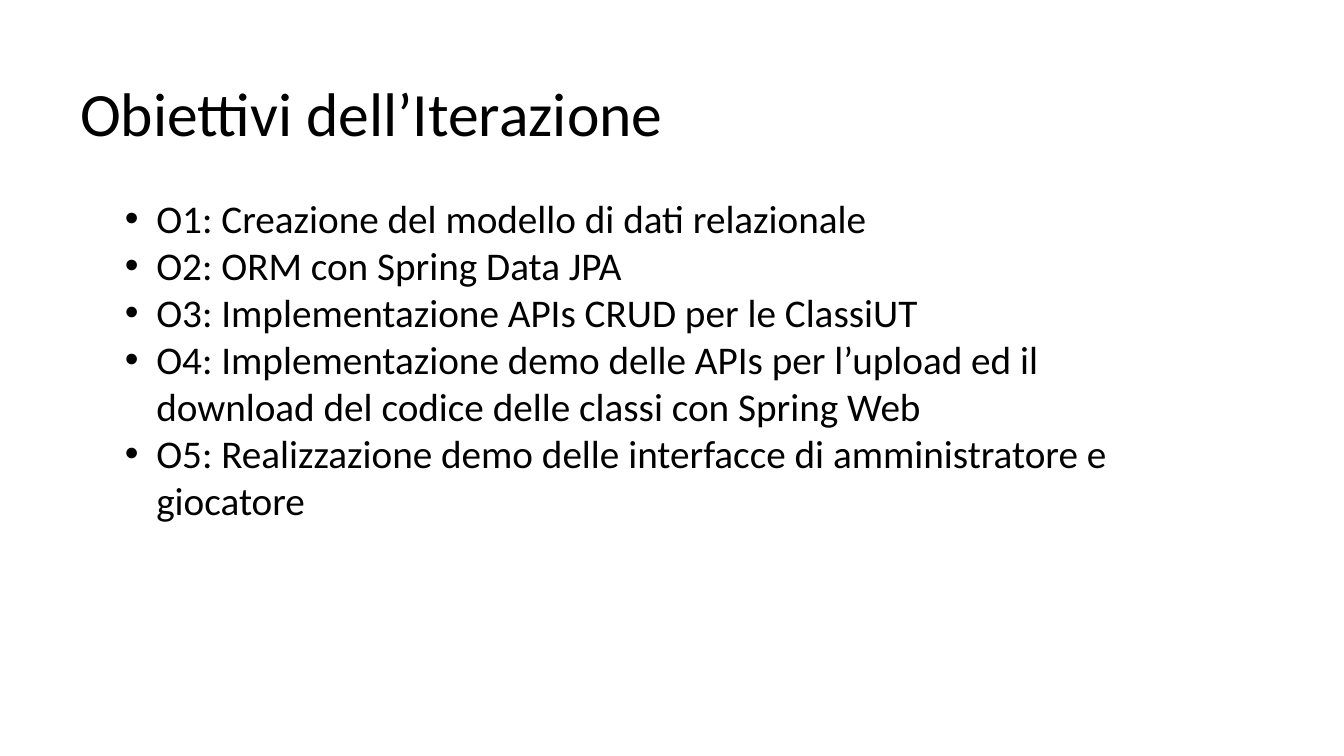
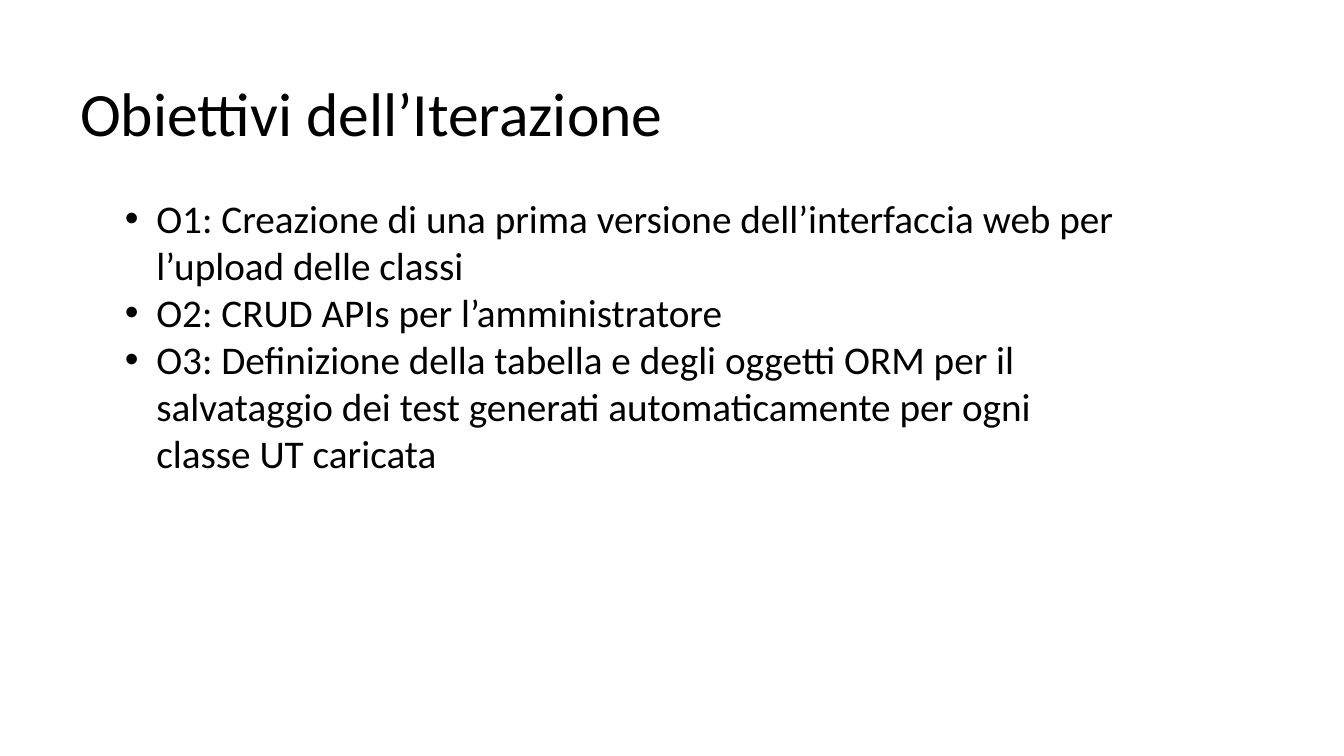
Before and after one commit to Testing-Game-SAD-2023/T1-G20, a slide deck: slide 3 of Pres_G20_T1_IT3.pptx. Drawn at 1344x756 pixels with LibreOffice and Linux fonts; fonts in the diff are those of the drawing. Boxes give left, top, right and bottom in pixels: in the first picture for what was removed or moved away, otherwise in the second. Text is boxed around its words. In the diff, an @@ line names an element or a change of style, - is before the commit and + after.

```diff
--- a/Pres_G20_T1_IT3.pptx
+++ b/Pres_G20_T1_IT3.pptx
@@ text at (x1=156, y1=205, x2=1113, y2=469): text changed @@
-• O1: Creazione del modello di dati relazionale
-• O2: ORM con Spring Data JPA
-• O3: Implementazione APIs CRUD per le ClassiUT
-• O4: Implementazione demo delle APIs per l’upload ed il download del codice delle classi con Spring Web
-• O5: Realizzazione demo delle interfacce di amministratore e giocatore
+• O1: Creazione di una prima versione dell’interfaccia web per l’upload delle classi
+• O2: CRUD APIs per l’amministratore
+• O3: Definizione della tabella e degli oggetti ORM per il salvataggio dei test generati automaticamente per ogni classe UT caricata
```
Also in this commit, not shown: 4 other slides changed, 5 slides added.
